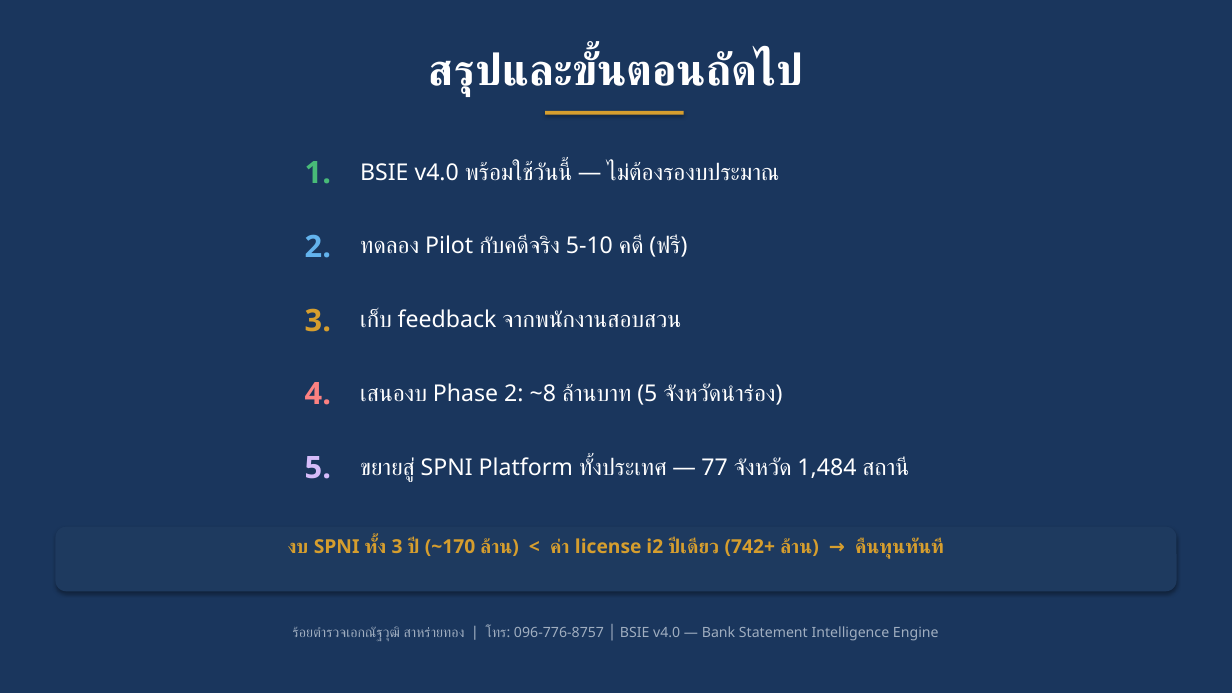
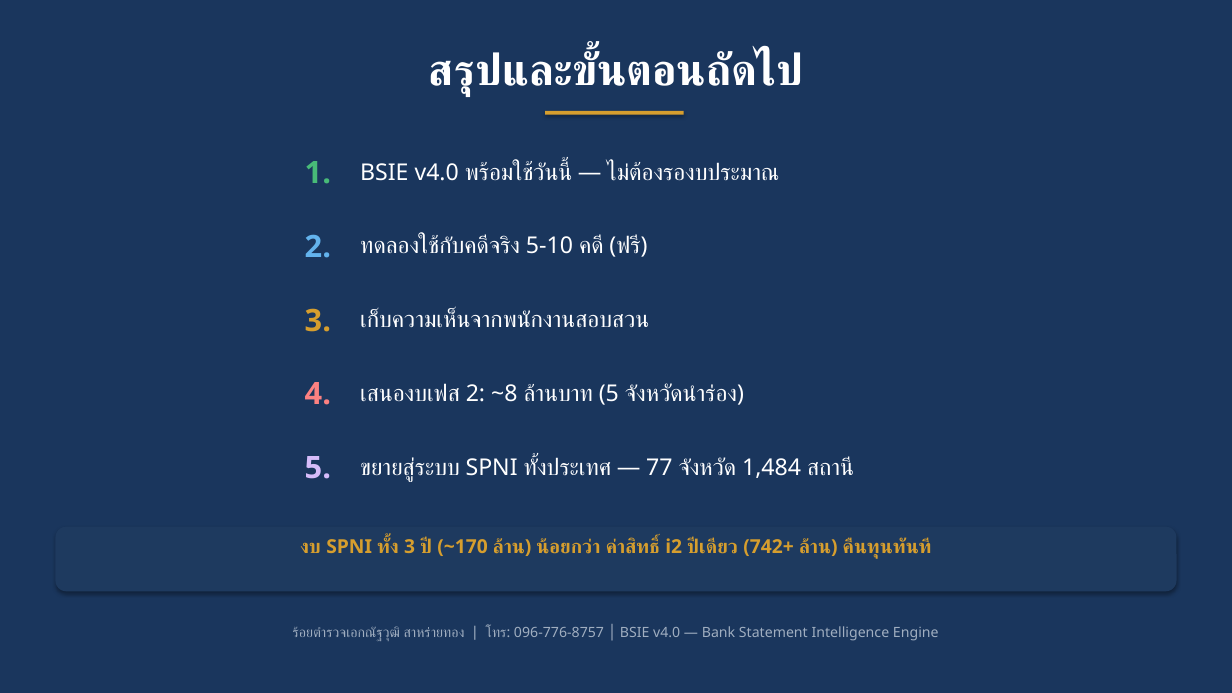
Before and after one commit to numsarai/Saraithong-BSIE, a slide deck: slide 22 of docs/SPNI_BSIE_Presentation.pptx. Drawn at 1232x693 pixels with LibreOffice and Linux fonts; fonts in the diff are those of the drawing. Boxes give left, top, right and bottom in pixels: in the first picture for what was removed or moved away, otherwise in the second. Text is boxed around its words. In the diff, an @@ line names an element or a change of style, - is before the commit and + after.

```diff
--- a/docs/SPNI_BSIE_Presentation.pptx
+++ b/docs/SPNI_BSIE_Presentation.pptx
@@ text at (360,234,647,257): text changed @@
-ทดลอง Pilot กับคดีจริง 5-10 คดี (ฟรี)
+ทดลองใช้กับคดีจริง 5-10 คดี (ฟรี)
@@ text at (360,309,650,327): text changed @@
-เก็บ feedback จากพนักงานสอบสวน
+เก็บความเห็นจากพนักงานสอบสวน
@@ text at (360,383,744,405): text changed @@
-เสนองบ Phase 2: ~8 ล้านบาท (5 จังหวัดนำร่อง)
+เสนองบเฟส 2: ~8 ล้านบาท (5 จังหวัดนำร่อง)
@@ text at (360,457,852,482): text changed @@
-ขยายสู่ SPNI Platform ทั้งประเทศ — 77 จังหวัด 1,484 สถานี
+ขยายสู่ระบบ SPNI ทั้งประเทศ — 77 จังหวัด 1,484 สถานี
@@ text at (300,538,930,559): text changed @@
-งบ SPNI ทั้ง 3 ปี (~170 ล้าน) < ค่า license i2 ปีเดียว (742+ ล้าน) → คืนทุนทันที
+งบ SPNI ทั้ง 3 ปี (~170 ล้าน) น้อยกว่า ค่าสิทธิ์ i2 ปีเดียว (742+ ล้าน) คืนทุนทันที
```
Also in this commit, not shown: 20 other slides changed, 2 other files.
